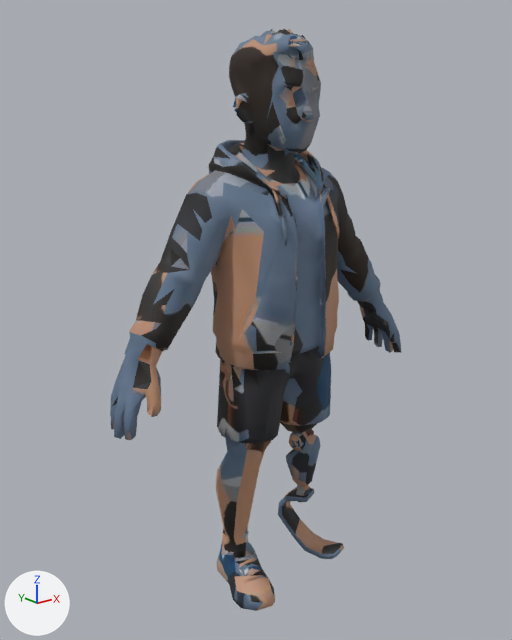
Renders of the glTF model public/models/people/athletic-man.glb from each side of a commit.
Before and after are seen from a camera (50 mm lens) standing at (-1.345, -1.595, 1.523) and looking at (-0.039, 0.038, 0.87). The axes (+X, +Y, +Z) are drawn at lower left. The lights are the same throughout. The picture after the commit comes second. Where no turn or scale is listed for an object, it has been applied to the vertices. Vertices at exactly the same position are counted once.

Names of what the first picture shows: 'char1.001'.
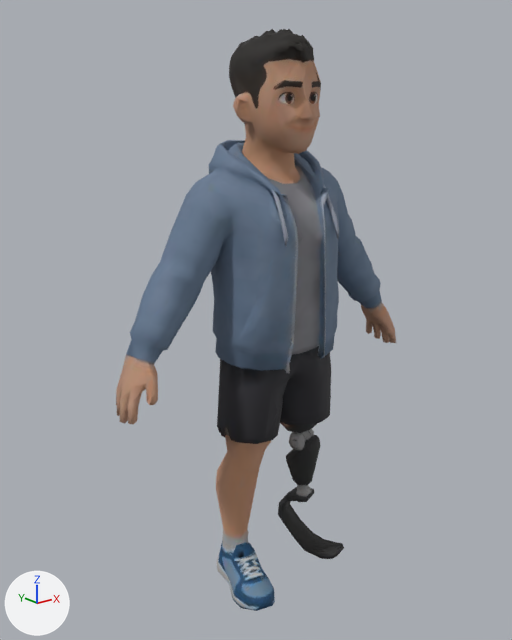
Changed parts and their boxes [x1, y1, x2, y2] in the pictures (512 x 640 px; the box of a moved part takes in the faces that stretch with it):
'char1.001', reshaped
    before: [110, 29, 402, 611]
    after: [116, 29, 396, 611]
part 1 of me_char1_001, moved or reshaped
    before: [110, 263, 216, 440]
    after: [116, 263, 216, 424]
part 2 of me_char1_001, moved or reshaped
    before: [348, 264, 402, 353]
    after: [349, 264, 396, 343]
part 3 of me_char1_001, built on
    before: [217, 355, 299, 581]
    after: [217, 353, 299, 581]
part 4 of me_char1_001, reshaped
    before: [224, 31, 304, 158]
    after: [224, 29, 305, 199]
part 5 of me_char1_001, surface changed
    both: [139, 29, 388, 611]

The edits, one by one:
me_char1_001 is used by ob_char1_001; location (0.0, 0.0, 0.0).
me_char1_001 had 2229 vertices, 4494 faces and spanned x -0.56..0.56, y -0.2..0.2, z 0.0..1.7.
me_char1_001 now has 2229 vertices, 4494 faces and spans x -0.54..0.54, y -0.2..0.2, z 0.0..1.7.
me_char1_001 part 1: 6 vertices moved from x -0.46..-0.37, y -0.03..0.06, z 0.83..1.01 to x -0.46..-0.38, y -0.03..0.04, z 0.83..1.01; 119 vertices removed from x -0.56..-0.27, y -0.09..0.1, z 0.64..1.04; 106 vertices added at x -0.54..-0.27, y -0.07..0.1, z 0.68..1.04.
me_char1_001 part 2: 21 vertices moved from x 0.42..0.55, y -0.05..0.08, z 0.65..0.95 to x 0.42..0.53, y -0.04..0.07, z 0.68..0.95; 90 vertices removed from x 0.16..0.56, y -0.09..0.09, z 0.64..0.95; 83 vertices added at x 0.16..0.54, y -0.07..0.08, z 0.69..0.95.
me_char1_001 part 3: 3 vertices moved within x -0.06..-0.05, y -0.07..-0.06, z 0.54..0.55; 7 vertices removed from x -0.18..-0.02, y -0.12..0.1, z 0.09..0.76; 18 vertices added at x -0.19..0.12, y -0.13..0.1, z 0.08..0.81.
me_char1_001 part 4: 2 vertices moved within x -0.01, y 0.02, z 1.7; 6 vertices removed from x -0.12..0.13, y 0.03..0.13, z 1.34..1.53; 15 vertices added at x -0.12..0.14, y -0.12..0.13, z 1.27..1.7.
me_char1_001 part 5: 3704 kept faces spanning x -0.48..0.53, y -0.2..0.2, z 0.0..1.7 get new texture (UV) coordinates.
